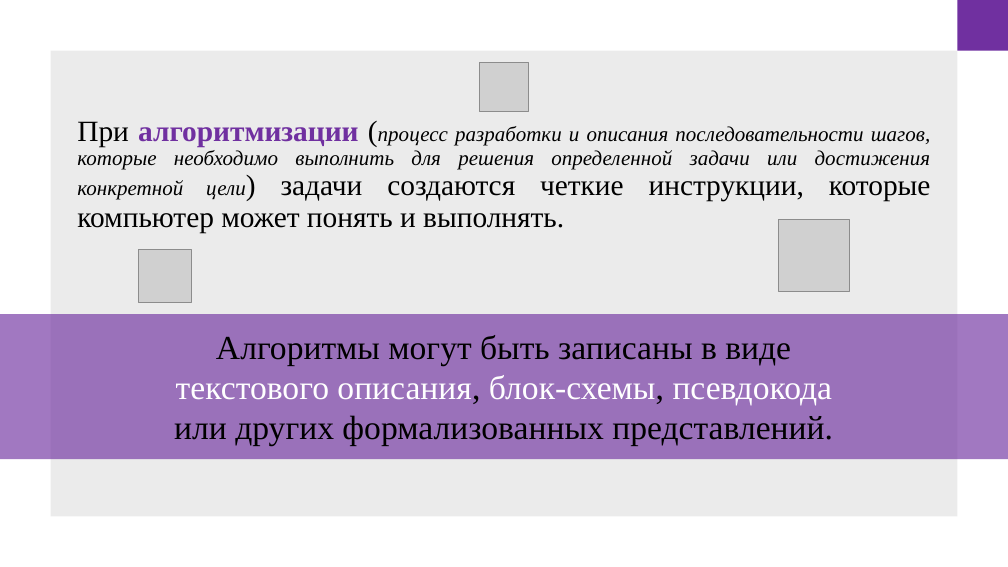
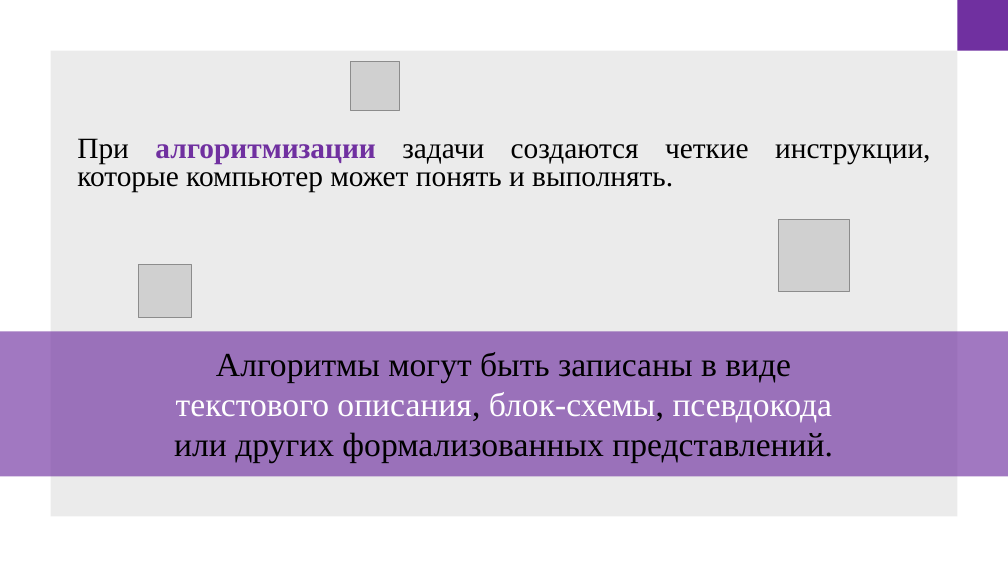
Before and after one commit to doshenka/akademy_files, a slide deck: slide 5 of преза на 12-4-24.pptx (slide 6 before the commit). Drawn at 1008x567 pixels with LibreOffice and Linux fonts; fonts in the diff are those of the drawing; grey boxes stand for pictures. Boxes give left, top, right and bottom in pixels: in the first picture for what was removed or moved away, otherwise in the second. Text is boxed around its words. In the diff, an @@ line names an element or a change of style, - is before the commit and + after.

```diff
--- a/преза на 12-4-24.pptx
+++ b/преза на 12-4-24.pptx
@@ picture: place and size @@
-picture at <box>479,62,529,112</box>
+picture at <box>350,61,400,111</box>
@@ text at <box>77,138,930,192</box>: text changed; size 20 to 28 pt; italic off @@
-При алгоритмизации (процесс разработки и описания последовательности шагов, которые необходимо выполнить для решения определенной задачи или достижения конкретной цели) задачи создаются четкие инструкции, которые компьютер может понять и выполнять.
+При алгоритмизации задачи создаются четкие инструкции, которые компьютер может понять и выполнять.
@@ 1 picture, 1 text, 1 rectangle: place and size @@
-1 picture, 1 text, 1 rectangle at <box>0,250,1008,459</box>
+1 picture, 1 text, 1 rectangle at <box>0,265,1008,476</box>
```
Also in this commit, not shown: 4 other slides changed, 12 slides added, 1 slide removed.
